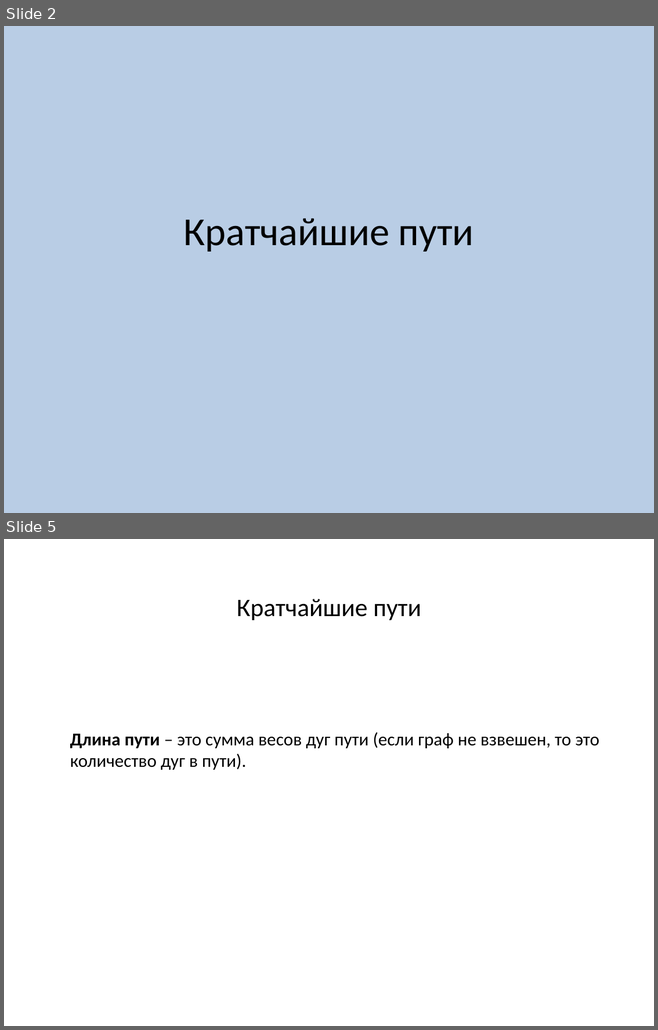
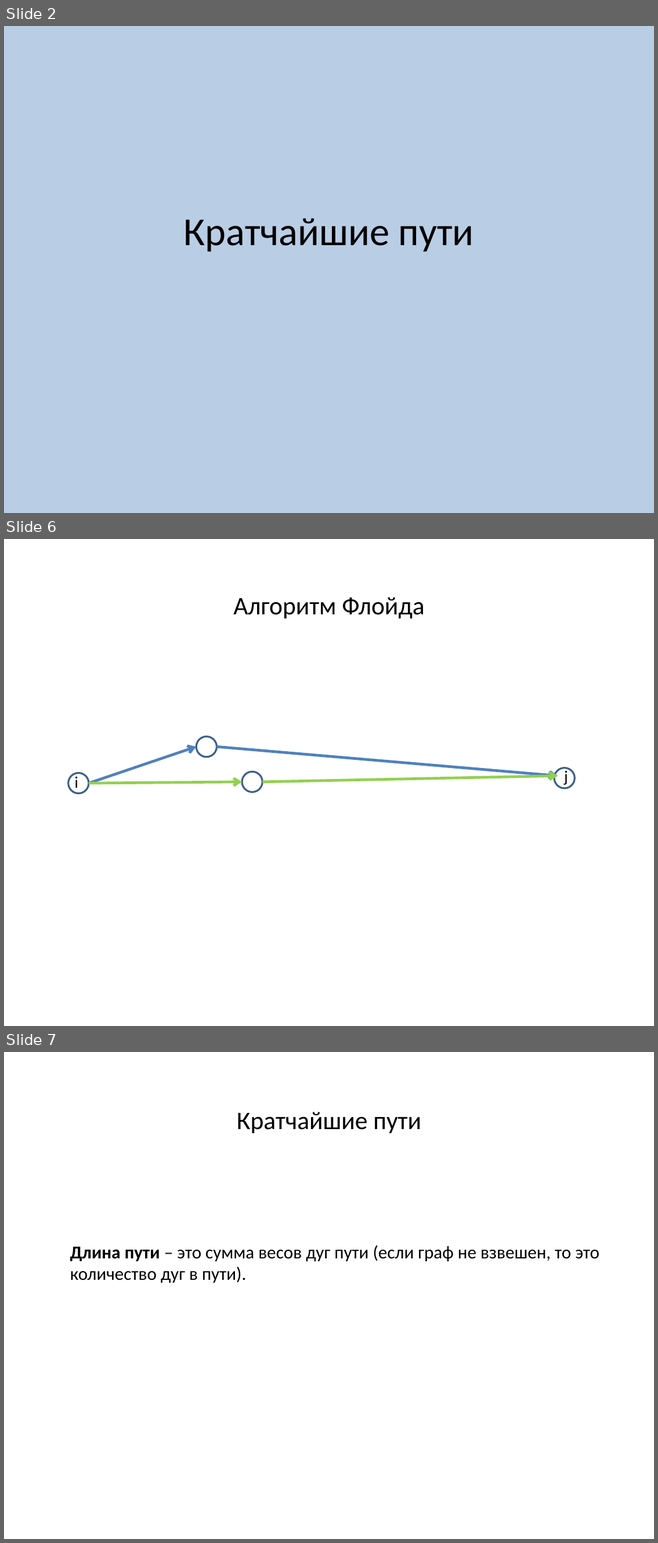
Before and after one commit to SteinbergOB/ANG, a slide deck: Презентации/Лекция 3.pptx. Shown one above the other, each under a label of ours: slides 2 and 5 before the commit, slides 2, 6 and 7 after it; the slides between them are not shown. The pictures are 658x1030 and 658x1543 pixels, drawn with LibreOffice and Linux fonts; fonts in the diff are those of the drawing. Boxes give left, top, right and bottom in pixels: in the first picture for what was removed or moved away, otherwise in the second. Text is boxed around its words. In the diff, an @@ line names an element or a change of style, - is before the commit and + after.

```diff
--- a/Презентации/Лекция 3.pptx
+++ b/Презентации/Лекция 3.pptx
@@ slide 6 added at box(4, 539, 654, 1026), background #FFFFFF @@
@@ text added at box(233, 597, 424, 618), 28 pt, text #000000 @@
+Алгоритм Флойда
@@ arrow added from (89, 783) to (197, 747), #4F81BD 3 pt @@
@@ ellipse added at box(197, 736, 216, 756), fill #FFFFFF, outline #3A5F8C 2 pt @@
@@ arrow added from (216, 747) to (557, 776), #4F81BD 3 pt @@
@@ ellipse added at box(68, 773, 89, 793), fill #FFFFFF, outline #3A5F8C 2 pt @@
@@ text added at box(75, 774, 78, 788), 18 pt, text #000000 @@
+i
@@ arrow added from (89, 783) to (242, 782), #92D050 3 pt @@
@@ ellipse added at box(242, 772, 262, 792), fill #FFFFFF, outline #3A5F8C 2 pt @@
@@ arrow added from (263, 782) to (557, 776), #92D050 3 pt @@
@@ ellipse added at box(554, 768, 574, 788), fill #FFFFFF, outline #3A5F8C 2 pt @@
@@ text added at box(564, 769, 568, 785), 18 pt, text #000000 @@
+j
@@ what was slide 5 is now slide 7 @@
```
Also in this commit, not shown: 5 slides changed, 1 other slide added.
